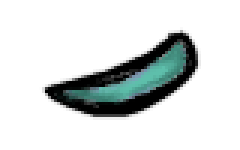
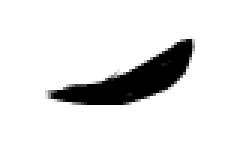
The second 240×150 image is a revision of the first. Changes to its layers:
added layer "Layer" above "arm_lower-2.png" over [45,36,195,105]
hid "arm_lower-2.png" over [42,27,201,120]
